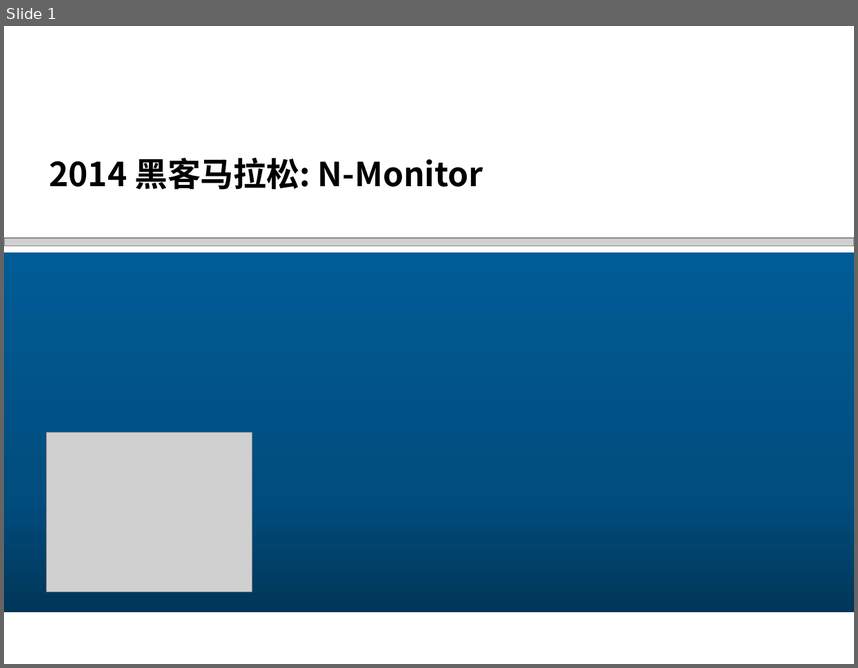
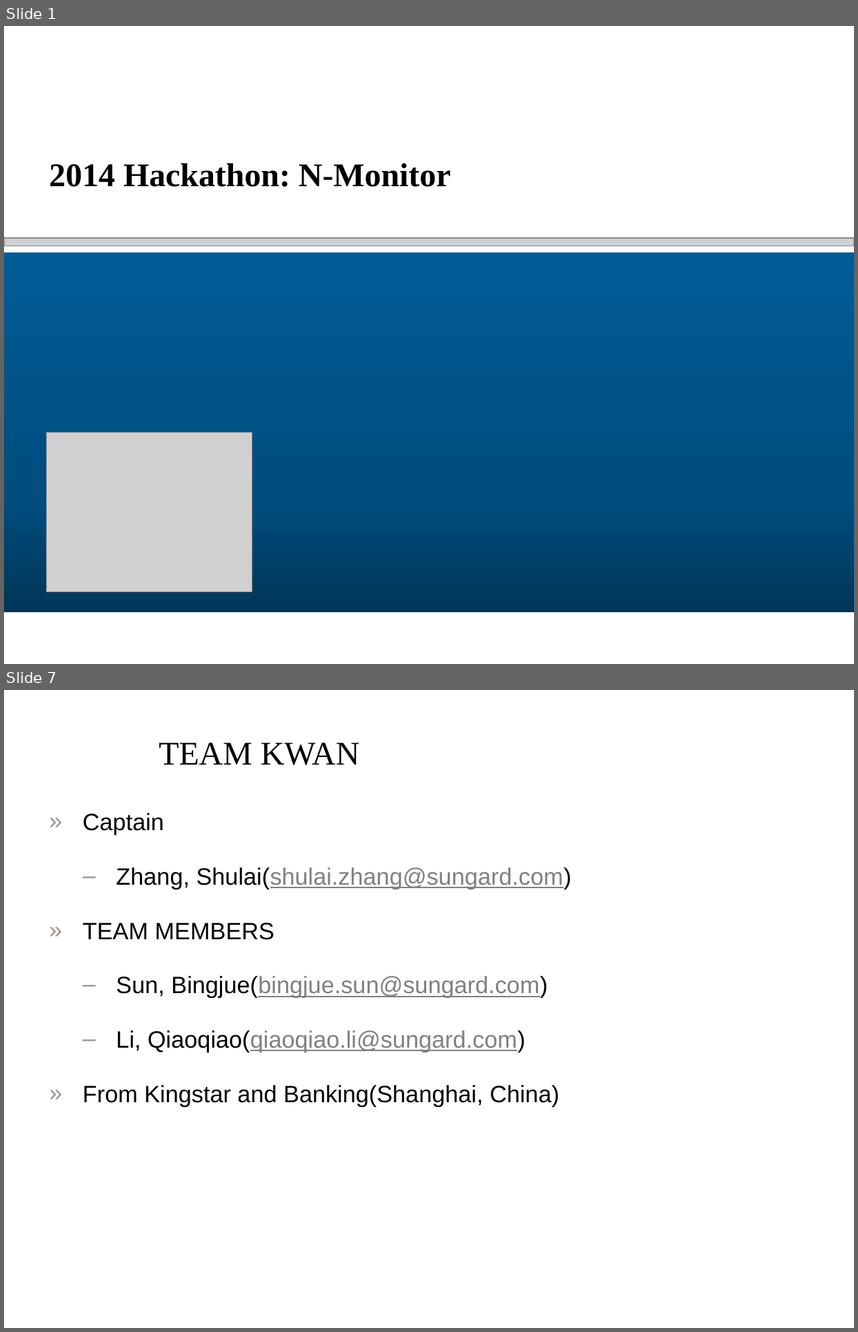
Before and after one commit to glenlivet/NRLP, a slide deck: 2014黑客马拉松_N-Monitor.pptx. Shown one above the other, each under a label of ours: slide 1 before the commit, slides 1 and 7 after it; the slides between them are not shown. The pictures are 858x668 and 858x1332 pixels, drawn with LibreOffice and Linux fonts; fonts in the diff are those of the drawing; grey boxes stand for pictures; background and template pictures are left out. Boxes give left, top, right and bottom in pixels: in the first picture for what was removed or moved away, otherwise in the second. Text is boxed around its words. In the diff, an @@ line names an element or a change of style, - is before the commit and + after.

```diff
--- a/2014黑客马拉松_N-Monitor.pptx
+++ b/2014黑客马拉松_N-Monitor.pptx
@@ slide 7 added at bbox=[4, 690, 854, 1328], background #FFFFFF @@
@@ text added at bbox=[159, 742, 360, 765], 28 pt, text #000000 @@
+TEAM KWAN
@@ text added at bbox=[83, 813, 572, 1106], 20 pt, text #000000 @@
+» Captain
+  – Zhang, Shulai(shulai.zhang@sungard.com)
+» TEAM MEMBERS
+  – Sun, Bingjue(bingjue.sun@sungard.com)
+  – Li, Qiaoqiao(qiaoqiao.li@sungard.com)
+» From Kingstar and Banking(Shanghai, China)
@@ slide 1 changed as well @@
@@ title at bbox=[49, 163, 451, 187]: text changed; font Noto Sans CJK SC to Times New Roman @@
-2014 黑客马拉松: N-Monitor
+2014 Hackathon: N-Monitor
```
Also in this commit, not shown: 1 other slide changed, 5 other slides added, 7 slides removed, 9 other files.
